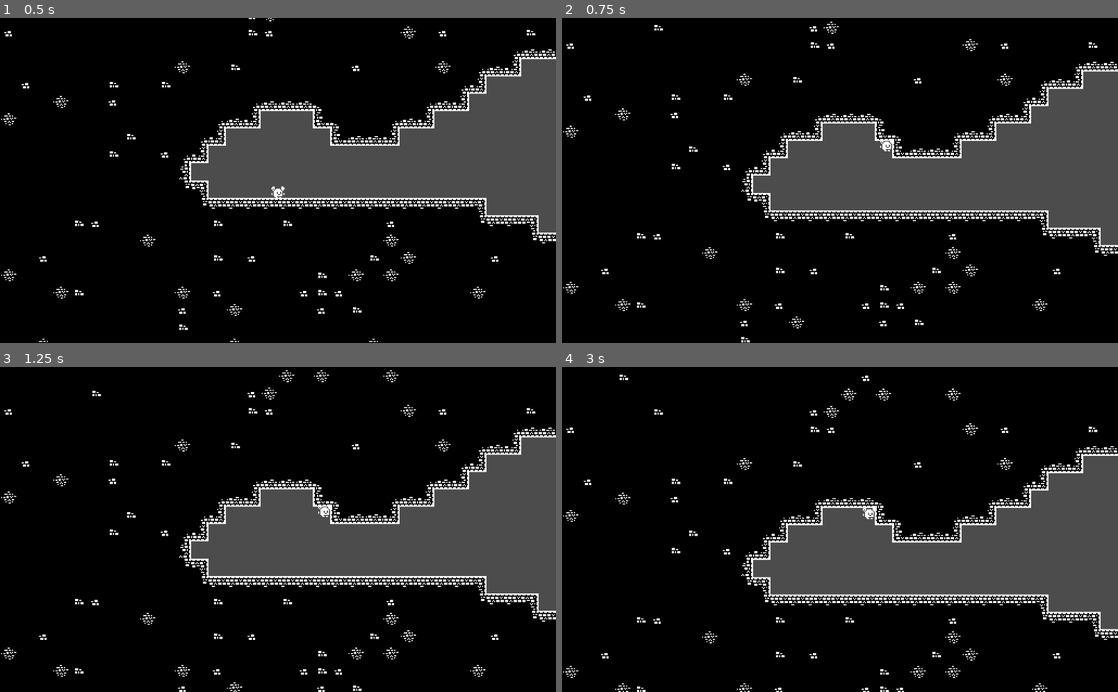
Above: before the commit, frames 1-4 (two rows, left to right).
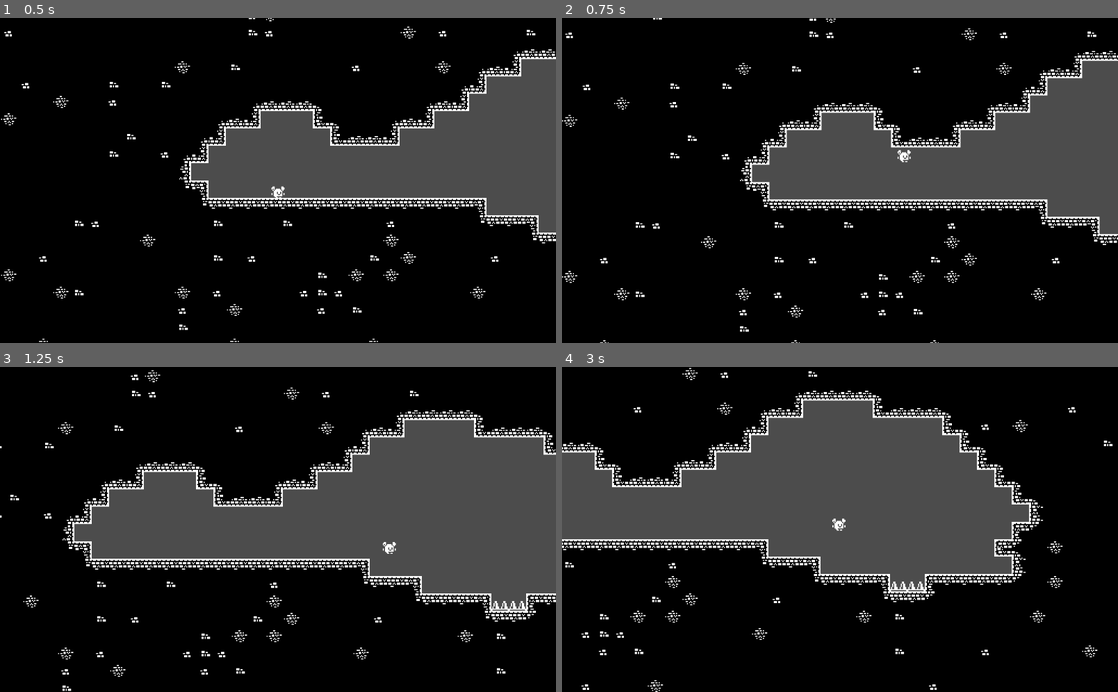
Above: after the commit, the same moments.

Repository: jlzeng-i-got-locked-out-of-rokky258/ColorBlind
Game: Godot game, scene res://assets/Scenes/World.tscn
Same seed, same stepped clock (60 frames per second), same inputs: the game is played once before the commit and once after it. Before the commit the project has no main scene; this scene is started directly in both runs.
Inputs:
- Up to frame 1 (0.5 s): no input
- Up to frame 2 (0.75 s): hold D (move_right) from 0.53 s (still down); hold Space (move_jump) from 0.53 s (still down)
- Up to frame 3 (1.25 s): keep holding D (move_right); keep holding Space (move_jump)
- Up to frame 4 (3 s): release Space (move_jump) at 1.28 s; tap Space (move_jump) at 1.35, 1.52, 1.82, 2.85 s; release D (move_right) at 2.03 s; hold A (move_left) 2.03-2.78 s; hold Space (move_jump) 2.03-2.78 s; hold D (move_right) from 2.78 s (still down)

Frame 1 is identical in both runs. In frame 2, 9.5% of the frame differs, in the area x 0-100%, y 0-100%; in frame 3, 20%; in frame 4, 39%.

Commit message:
Jumping & deceleration

Diff:
--- a/assets/Scripts/Player.gd
+++ b/assets/Scripts/Player.gd
@@ -1,19 +1,23 @@
 extends KinematicBody2D
-export var maxSpeed = Vector2(300, 4000);
-var velocity: = Vector2(0, 0);
-var jumps: = 2;
-export var gravity: = 300.0;
+
+export var maxSpeed = Vector2(300, 4000)
+export var jumpSpeed = -200
+var velocity = Vector2(0, 0)
+var jumps = 2
+export var gravity = 300.0
 
 
 func _physics_process(delta:float) -> void:
-	var direction = Input.get_action_strength("move_right")- Input.get_action_strength("move_left");
-	velocity.x = maxSpeed.x * direction;
-	velocity.y += gravity * delta;
+	var direction = Input.get_action_strength("move_right") - Input.get_action_strength("move_left")
+	if (direction != 0):
+		velocity.x = maxSpeed.x * direction
+	velocity.y += gravity * delta
 	if (velocity.y > maxSpeed.y):
-		velocity.y = maxSpeed.y;
-	if (Input.get_action_strength("move_jump") > 0 && jumps > 0):
-		velocity.y -= 100;
-		--jumps
+		velocity.y = maxSpeed.y
 	if (is_on_floor()):
 		jumps = 2
-	velocity = move_and_slide(velocity);
+	if (Input.is_action_just_pressed("move_jump") && jumps > 0):
+		velocity.y = jumpSpeed
+		jumps -= 1
+	velocity = move_and_slide(velocity, Vector2(0, -1))
+	velocity.x *= 0.65
--- a/project.godot
+++ b/project.godot
@@ -16,7 +16,7 @@
 [application]
 
 config/name="Color Blind"
-run/main_scene="res://World.tscn"
+run/main_scene="res://assets/Scenes/World.tscn"
 config/icon="res://icon.png"
 
 [input]
@@ -54,4 +54,5 @@
 
 [rendering]
 
+quality/2d/use_pixel_snap=true
 environment/default_environment="res://default_env.tres"
Not shown, changed: assets/graphics/3_0.tga.import
Not shown, changed: assets/graphics/autotile.png.import
Not shown, changed: assets/graphics/monochrome_transparent_packed.png.import
